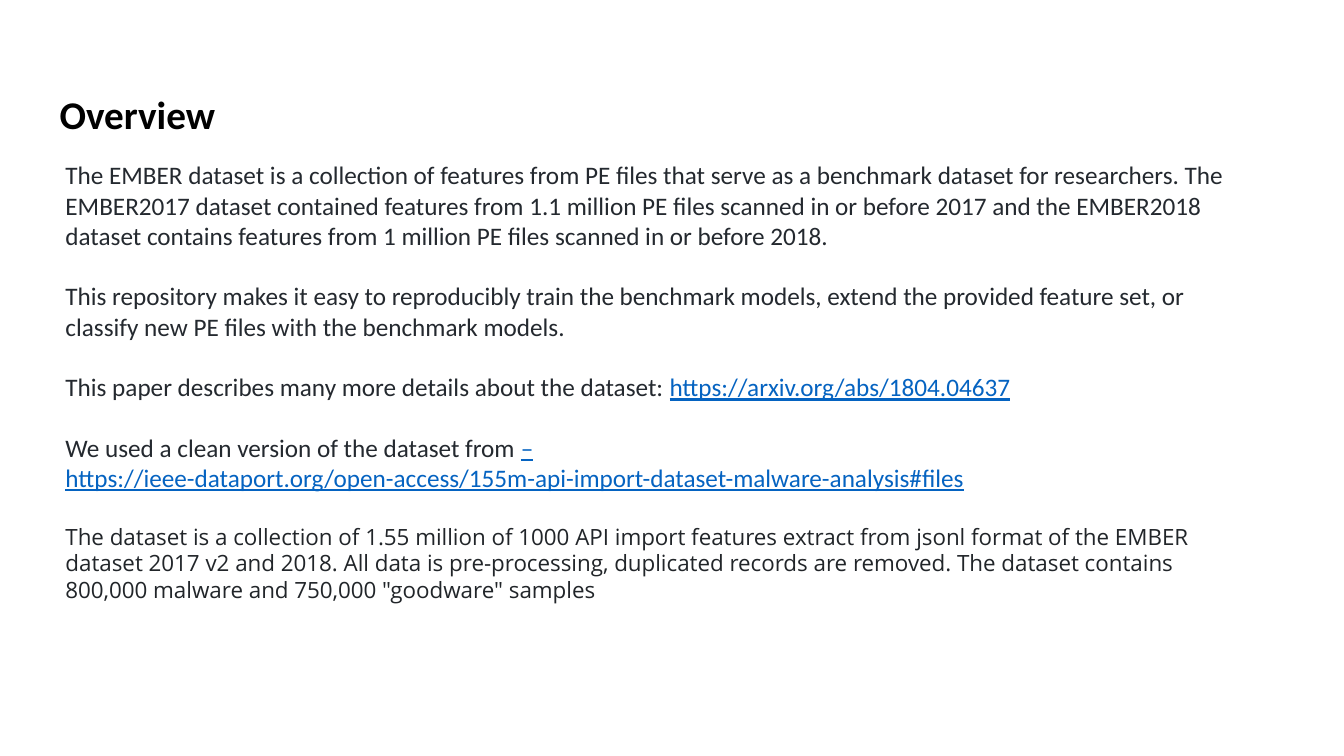
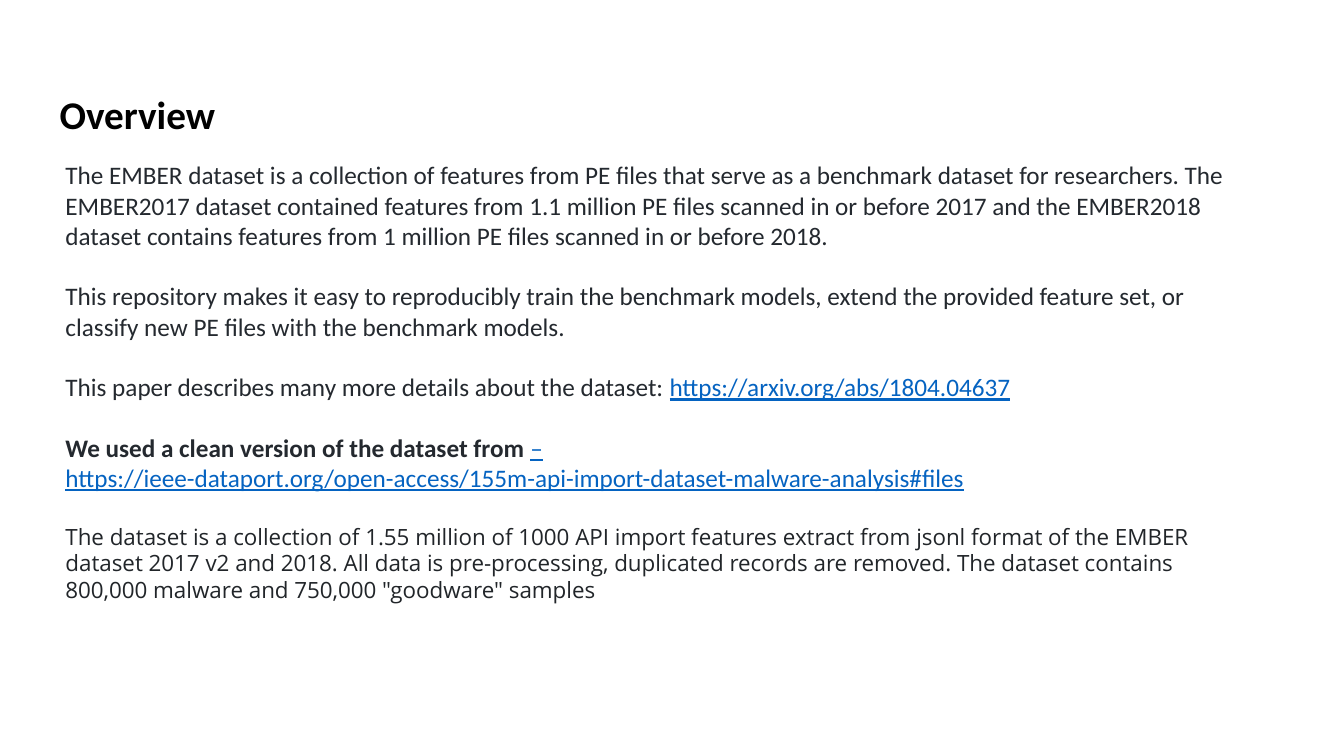
Before and after one commit to abhi5movva/Cyber_AI_Mid_Term, a slide deck: slide 1 of Cyber_sec.pptx. Drawn at 1344x756 pixels with LibreOffice and Linux fonts; fonts in the diff are those of the drawing. Boxes give left, top, right and bottom in pixels: in the first picture for what was removed or moved away, otherwise in the second. Text is boxed around its words. In the diff, an @@ line names an element or a change of style, - is before the commit and + after.

```diff
--- a/Cyber_sec.pptx
+++ b/Cyber_sec.pptx
@@ text at box(65, 439, 524, 457): bold on in "We used a clean version of the ..." @@
```
Also in this commit, not shown: 4 slides added.
